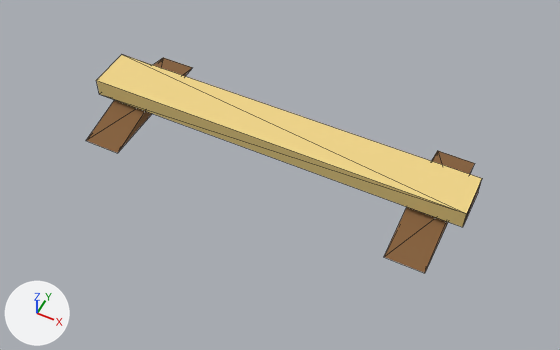
Renders of the glTF model contrib/workout-game-assets/generated/WG_BunnyHop_Greybox.glb from each side of a commit.
One viewpoint serves both versions: a camera (50 mm lens) standing at (1.26, -4.28, 2.95) and looking at (0.07, -1.9, -0.02). Lighting does not change. The marker at lower left points along +X, +Y and +Z. The older version comes first. Mesh edges are drawn as thin lines. Where no turn or scale is listed for an object, it has been applied to the vertices. Vertices at exactly the same position are counted once.

Objects in the first picture: 'GEO_BunnyHopHurdle_LOD0'.
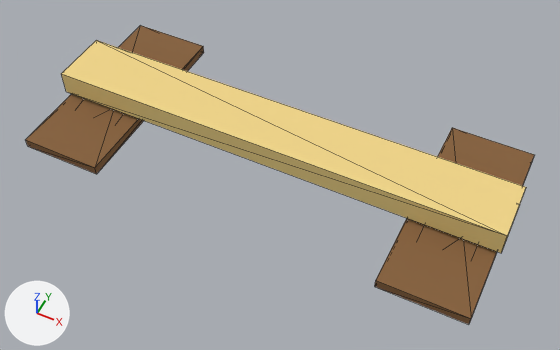
Boxes [x1, y1, x2, y2] around the edits, measured in the pictures (560 x 350 px; the box of a moved part takes in the faces that stretch with it):
'GEO_BunnyHopHurdle_LOD0', reshaped (28% wider, 37% taller)
    before: [86, 55, 482, 273]
    after: [26, 25, 534, 324]
part 1 of me_geo_bunnyhophurdle_lod0, added (yellow)
    after: [61, 40, 526, 253]
part 2 of me_geo_bunnyhophurdle_lod0, moved or reshaped (mostly hidden afterwards)
    before: [86, 58, 193, 153]
    after: [83, 99, 125, 116]
part 3 of me_geo_bunnyhophurdle_lod0, added (brown)
    after: [26, 25, 204, 174]
part 4 of me_geo_bunnyhophurdle_lod0, moved or reshaped (mostly hidden afterwards)
    before: [384, 151, 475, 273]
    after: [423, 225, 478, 248]
part 5 of me_geo_bunnyhophurdle_lod0, added (brown)
    after: [375, 128, 534, 324]

Diff of the bpy script that builds the scene:
```diff
--- a/contrib/workout-game-assets/generated/WG_BunnyHop_Greybox.glb.py
+++ b/contrib/workout-game-assets/generated/WG_BunnyHop_Greybox.glb.py
@@ me_geo_bunnyhophurdle_lod0 @@
 # used by ob_geo_bunnyhophurdle_lod0; location = (0.0, 0.0, 0.0)
-me_geo_bunnyhophurdle_lod0.from_pydata(...)  # 20 vertices, 28 faces; spans x -1.02..1.02, y -2.17..-1.41, z 0.01..0.2
+me_geo_bunnyhophurdle_lod0.from_pydata(...)  # 36 vertices, 52 faces; spans x -1.22..1.22, y -2.33..-1.25, z 0.0..0.2
+# me_geo_bunnyhophurdle_lod0 part 1: a new loose piece, a box spanning x -1.22..1.22, y -1.95..-1.63, z 0.07..0.2, in mat_mat_bunnyhopbar_grey (yellow #f1d689)
+# me_geo_bunnyhophurdle_lod0 part 2: the loose piece of 6 vertices spanning x -0.94..-0.74, y -2.17..-1.41, z 0.01..0.1 is scaled about its middle by (1.3, 1.18, 0.647), then moved by (-0.14, 0.0, -0.02)
+# me_geo_bunnyhophurdle_lod0 part 3: a new loose piece, a box spanning x -1.2..-0.76, y -2.33..-1.25, z 0.0..0.05, in mat_mat_bunnyhopsupport_grey (brown #86613c)
+# me_geo_bunnyhophurdle_lod0 part 4: the loose piece of 6 vertices spanning x 0.74..0.94, y -2.17..-1.41, z 0.01..0.1 is scaled about its middle by (1.3, 1.18, 0.647), then moved by (0.14, 0.0, -0.02)
+# me_geo_bunnyhophurdle_lod0 part 5: a new loose piece, a box spanning x 0.76..1.2, y -2.33..-1.25, z 0.0..0.05, in mat_mat_bunnyhopsupport_grey (brown #86613c)
+# other edits to the shape of me_geo_bunnyhophurdle_lod0 do not show in these pictures
 me_geo_bunnyhophurdle_lod0.materials.append(mat_mat_bunnyhopbar_grey)
```
